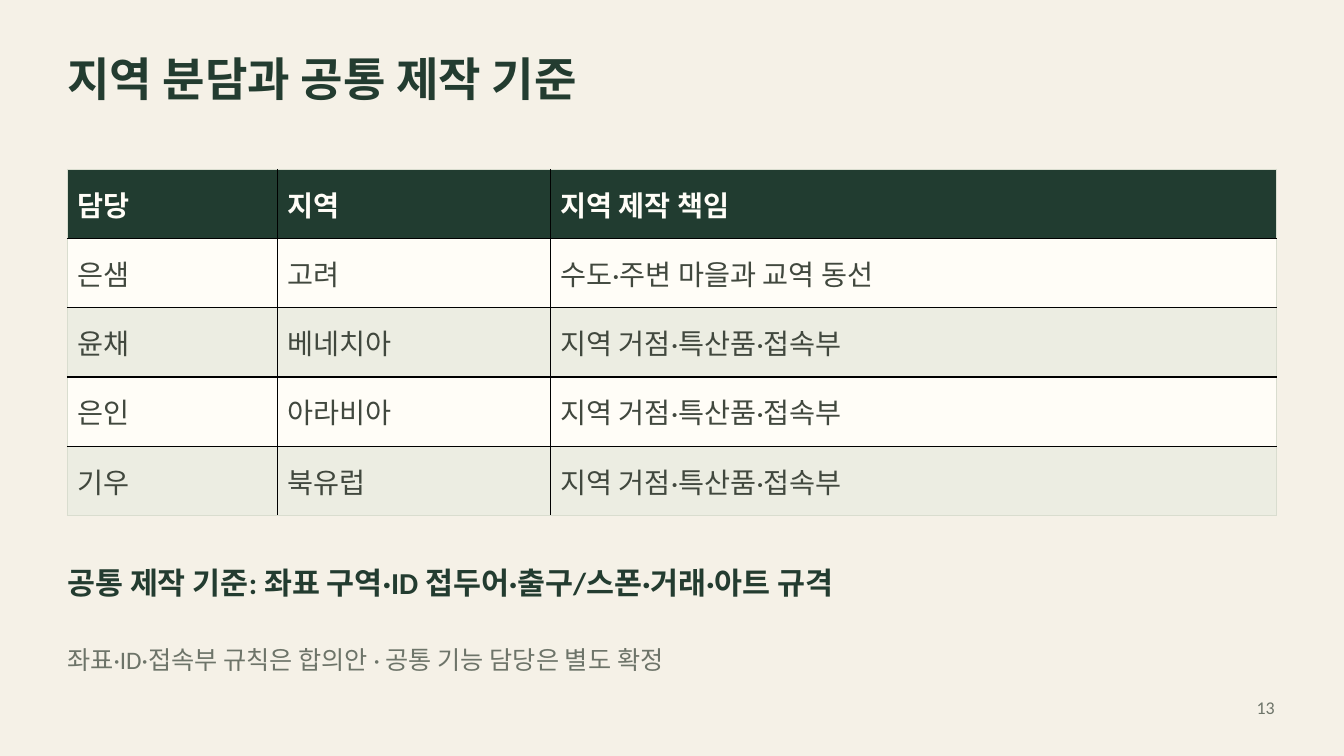
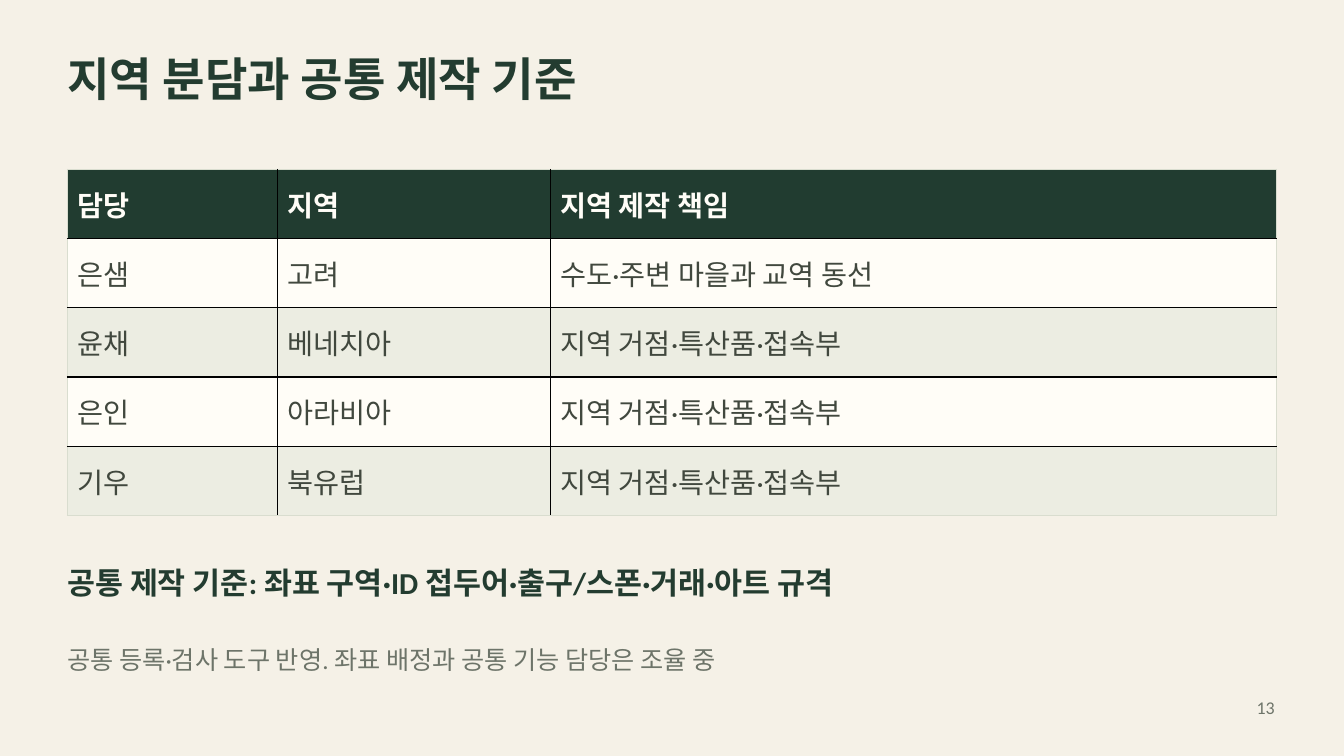
Before and after one commit to hundredman/pocket-caravan, a slide deck: slide 13 of Presentations/2026-10-19/팀별 게임 기획 발표 자료_최종.pptx. Drawn at 1344x756 pixels with LibreOffice and Linux fonts; fonts in the diff are those of the drawing. Boxes give left, top, right and bottom in pixels: in the first picture for what was removed or moved away, otherwise in the second. Text is boxed around its words. In the diff, an @@ line names an element or a change of style, - is before the commit and + after.

```diff
--- a/Presentations/2026-10-19/팀별 게임 기획 발표 자료_최종.pptx
+++ b/Presentations/2026-10-19/팀별 게임 기획 발표 자료_최종.pptx
@@ text at (67, 648, 716, 671): text changed @@
-좌표·ID·접속부 규칙은 합의안 · 공통 기능 담당은 별도 확정
+공통 등록·검사 도구 반영. 좌표 배정과 공통 기능 담당은 조율 중
```
Also in this commit, not shown: 9 other slides changed, 1 slide added, 1 slide removed, 6 other files.
